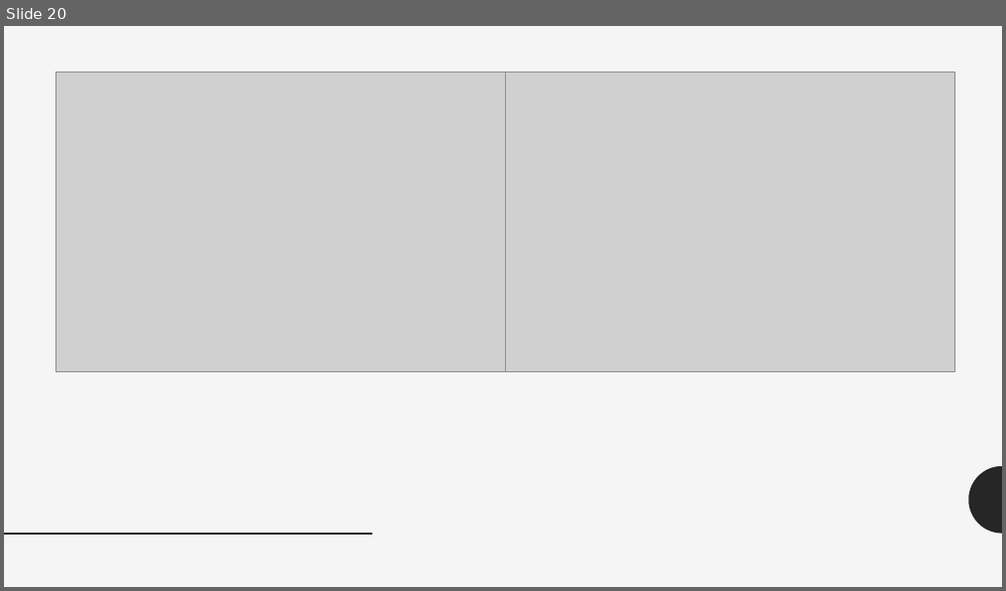
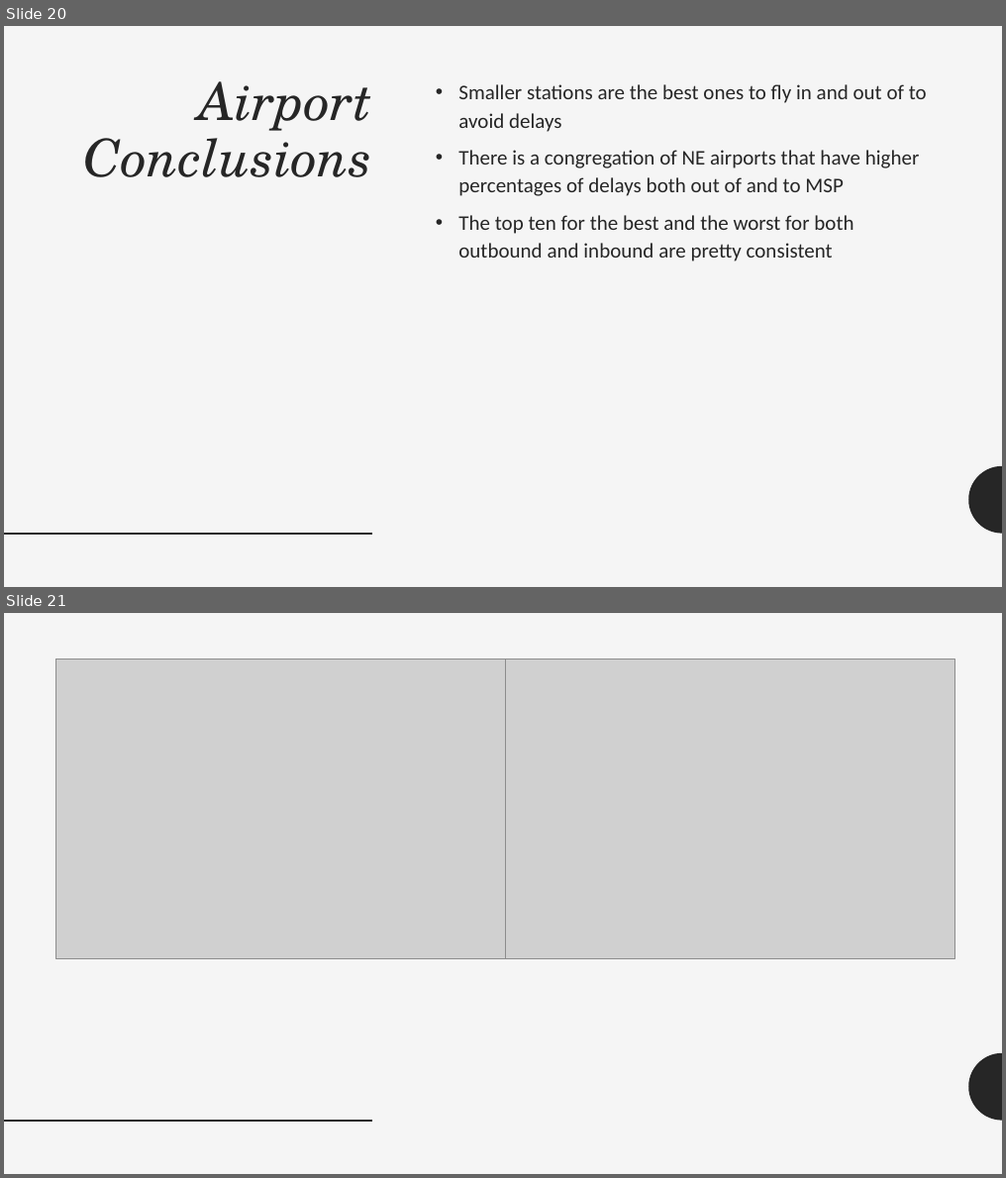
Before and after one commit to HWspam/Delorean, a slide deck: Delay Analysis Team Delorean.pptx. Shown one above the other, each under a label of ours: slide 20 before the commit, slides 20 and 21 after it. The pictures are 1006x591 and 1006x1178 pixels, drawn with LibreOffice and Linux fonts; fonts in the diff are those of the drawing; grey boxes stand for pictures. Boxes give left, top, right and bottom in pixels: in the first picture for what was removed or moved away, otherwise in the second. Text is boxed around its words. In the diff, an @@ line names an element or a change of style, - is before the commit and + after.

Commit message:
Airport codes have a key and airport conclusion page added.

```diff
--- a/Delay Analysis Team Delorean.pptx
+++ b/Delay Analysis Team Delorean.pptx
@@ slide 20 added at bbox=[4, 26, 1002, 587], background #F5F5F5; not listed: 2 template elements that a slide beside it also shows @@
@@ title added at bbox=[84, 81, 373, 177], 50 pt, text #262626, italic @@
+Airport Conclusions
@@ text added at bbox=[458, 84, 927, 262], 20 pt, text #262626 @@
+• Smaller stations are the best ones to fly in and out of to avoid delays
+• There is a congregation of NE airports that have higher percentages of delays both out of and to MSP
+• The top ten for the best and the worst for both outbound and inbound are pretty consistent
@@ what was slide 20 is now slide 21 @@
```
Also in this commit, not shown: 4 other slides added, 4 slides removed.
